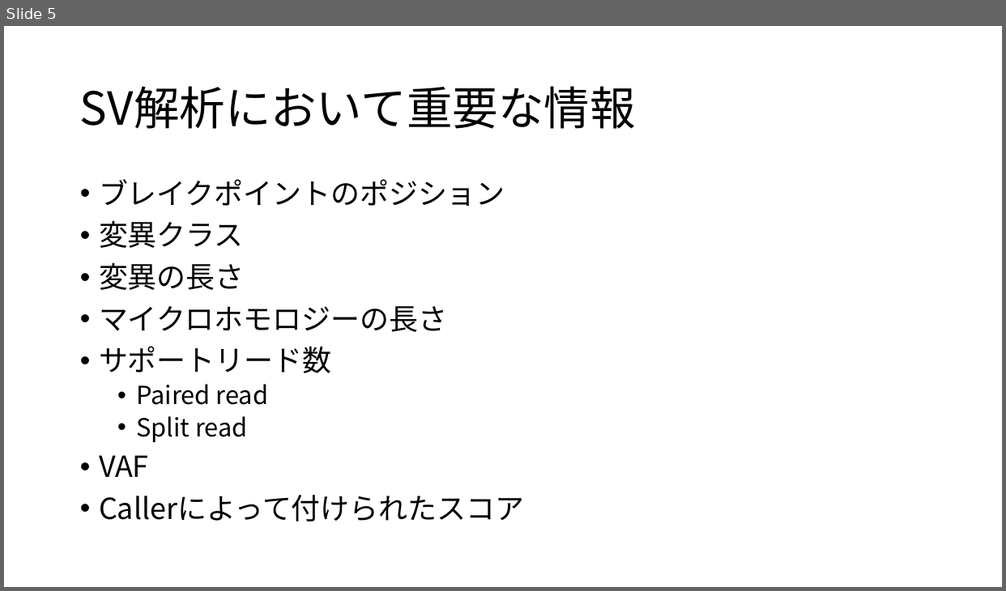
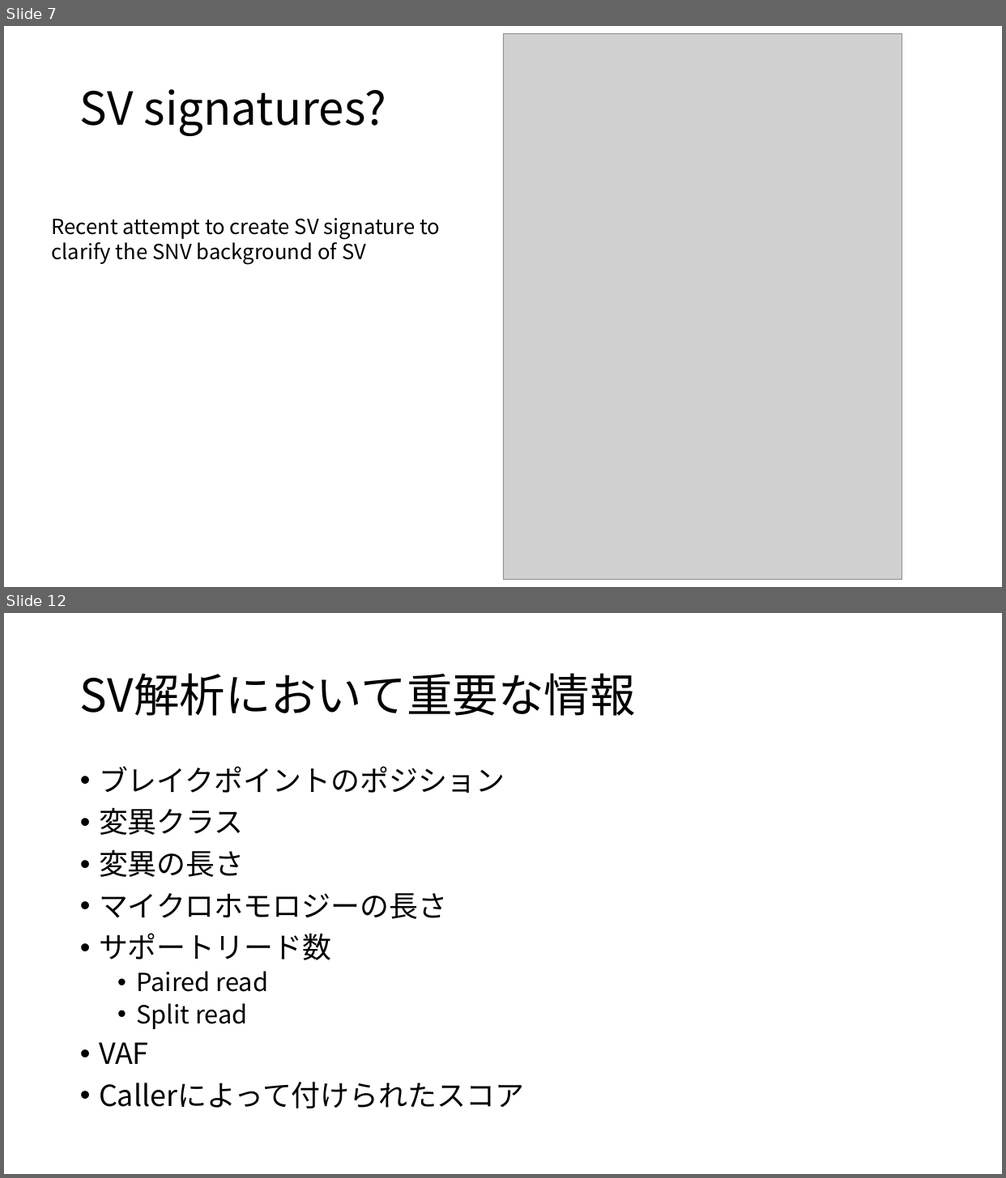
Before and after one commit to dermasugita/Viola-SV, a slide deck: resources/SV_parser.pptx. Shown one above the other, each under a label of ours: slide 5 before the commit, slides 7 and 12 after it; the slides between them are not shown. The pictures are 1006x591 and 1006x1178 pixels, drawn with LibreOffice and Linux fonts; fonts in the diff are those of the drawing; grey boxes stand for pictures. Boxes give left, top, right and bottom in pixels: in the first picture for what was removed or moved away, otherwise in the second. Text is boxed around its words. In the diff, an @@ line names an element or a change of style, - is before the commit and + after.

```diff
--- a/resources/SV_parser.pptx
+++ b/resources/SV_parser.pptx
@@ slide 7 added at (x1=4, y1=26, x2=1002, y2=587), background #FFFFFF @@
@@ picture added at (x1=503, y1=34, x2=902, y2=580) @@
@@ title added at (x1=80, y1=89, x2=387, y2=136), 44 pt, text #000000 @@
+SV signatures?
@@ text added at (x1=52, y1=218, x2=440, y2=265), 20 pt, text #000000 @@
+Recent attempt to create SV signature to clarify the SNV background of SV
@@ what was slide 5 is now slide 12 @@
```
Also in this commit, not shown: 5 slides changed, 7 other slides added, 1 slide removed, 10 other files.
